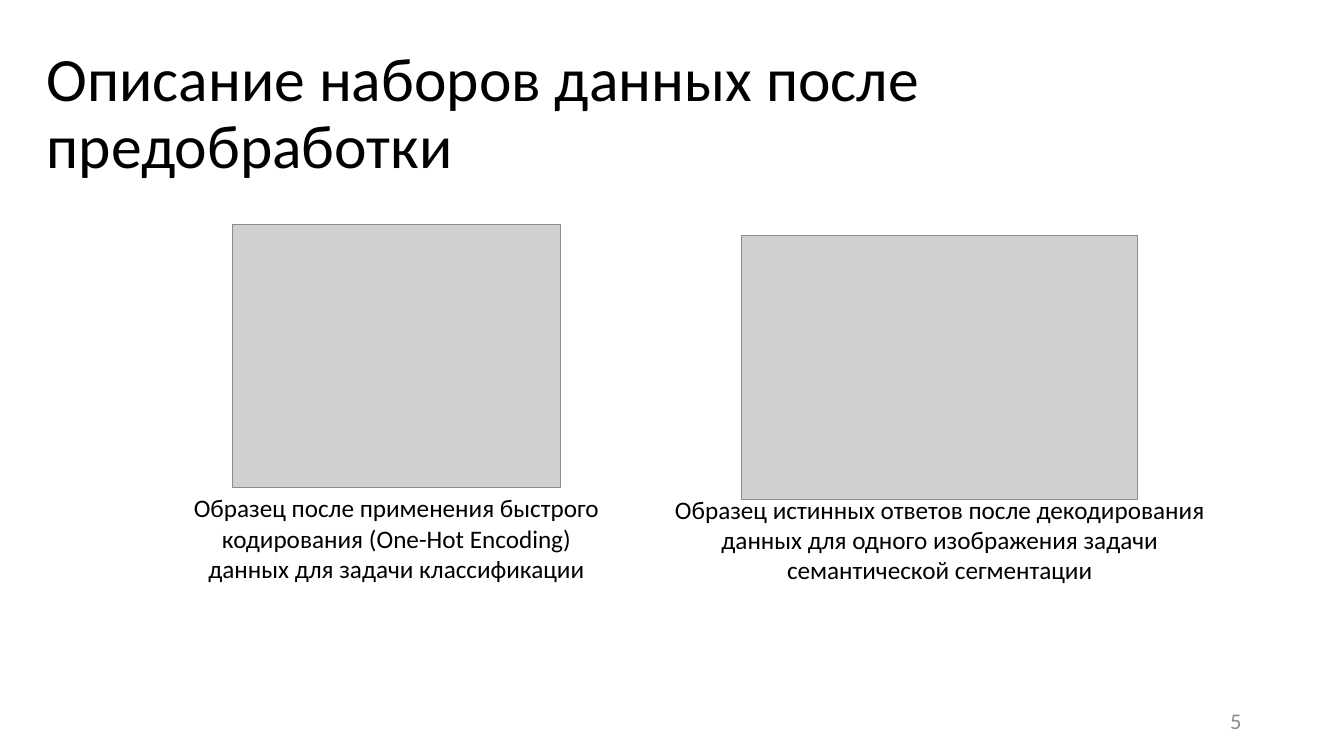
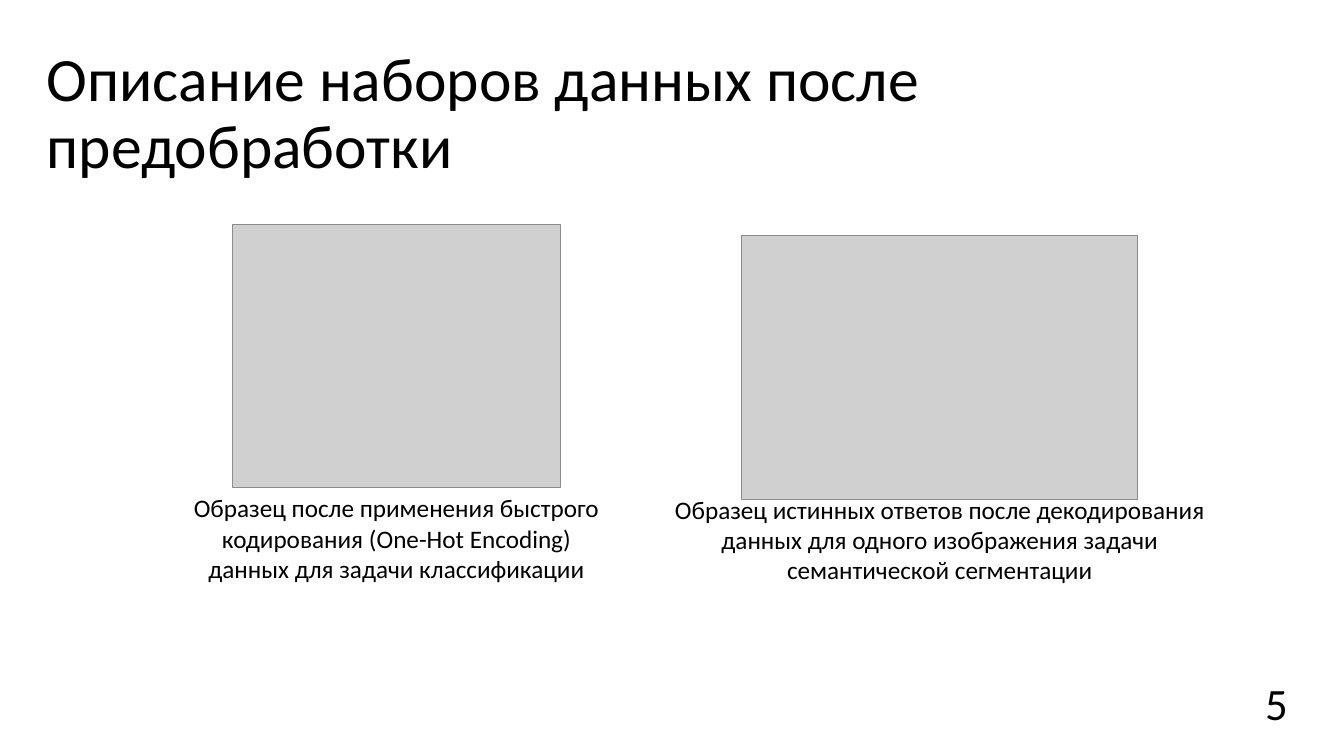
Before and after one commit to JacKira/Airbus_ship_detection, a slide deck: slide 5 of Отчет/ВКР презентация.pptx. Drawn at 1344x756 pixels with LibreOffice and Linux fonts; fonts in the diff are those of the drawing; grey boxes stand for pictures. Boxes give left, top, right and bottom in pixels: in the first picture for what was removed or moved away, otherwise in the second. Text is boxed around its words. In the diff, an @@ line names an element or a change of style, - is before the commit and + after.

```diff
--- a/Отчет/ВКР презентация.pptx
+++ b/Отчет/ВКР презентация.pptx
@@ page number: place and size @@
-page number at [1230,714,1241,729]
+page number at [1265,691,1288,721]
@@ page number at [1265,691,1288,721]: size 16 to 32 pt, text colour #8C8C8C to #000000 @@
```
Also in this commit, not shown: 11 other slides changed, 1 slide added, 1 other file.
